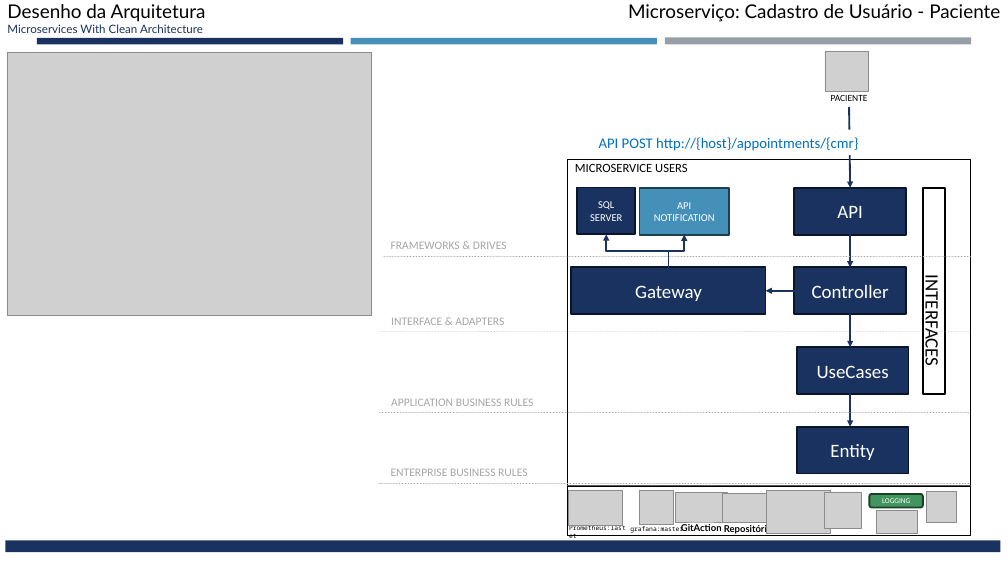
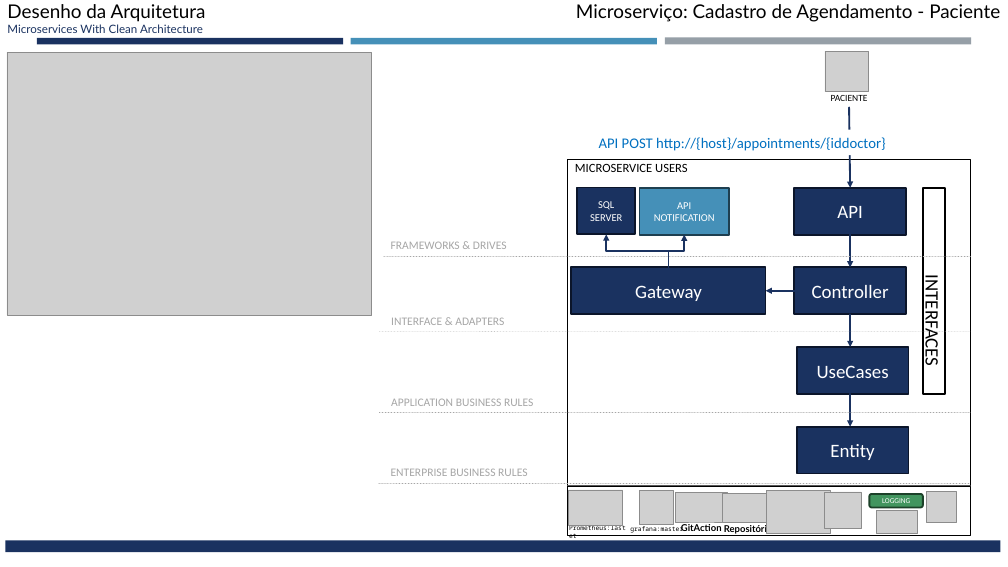
Before and after one commit to codes-and-technology/medico, a slide deck: slide 17 of docs/Desenho da Solução Hackathon - Fase 5 v1.pptx. Drawn at 1008x567 pixels with LibreOffice and Linux fonts; fonts in the diff are those of the drawing; grey boxes stand for pictures. Boxes give left, top, right and bottom in pixels: in the first picture for what was removed or moved away, otherwise in the second. Text is boxed around its words. In the diff, an @@ line names an element or a change of style, - is before the commit and + after.

```diff
--- a/docs/Desenho da Solução Hackathon - Fase 5 v1.pptx
+++ b/docs/Desenho da Solução Hackathon - Fase 5 v1.pptx
@@ text at <box>576,4,1000,22</box>: text changed @@
-Microserviço: Cadastro de Usuário - Paciente
+Microserviço: Cadastro de Agendamento - Paciente
@@ text at <box>599,137,886,151</box>: text changed @@
-API POST http://{host}/appointments/{cmr}
+API POST http://{host}/appointments/{iddoctor}
```
Also in this commit, not shown: 6 other slides changed.
